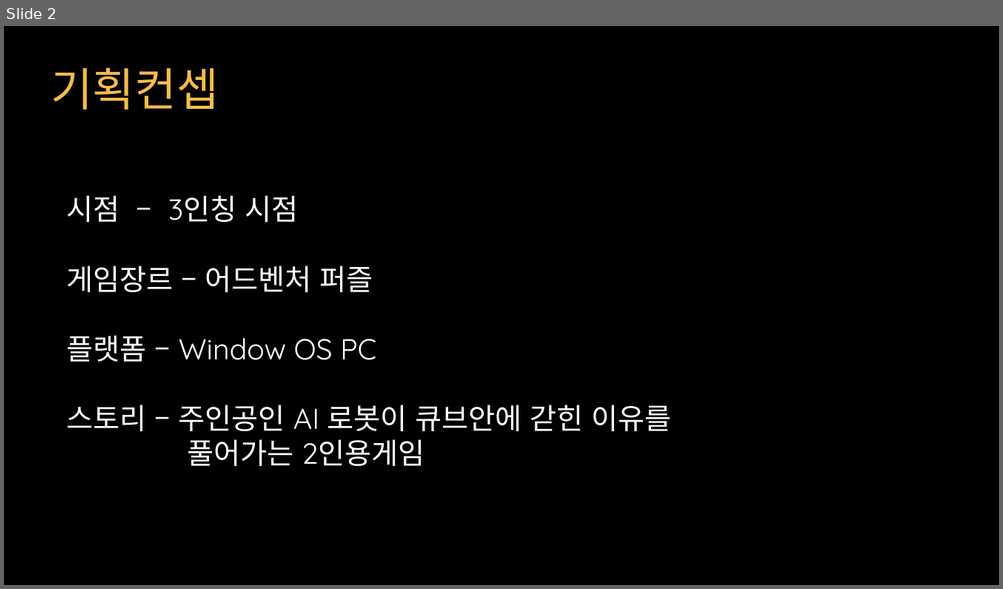
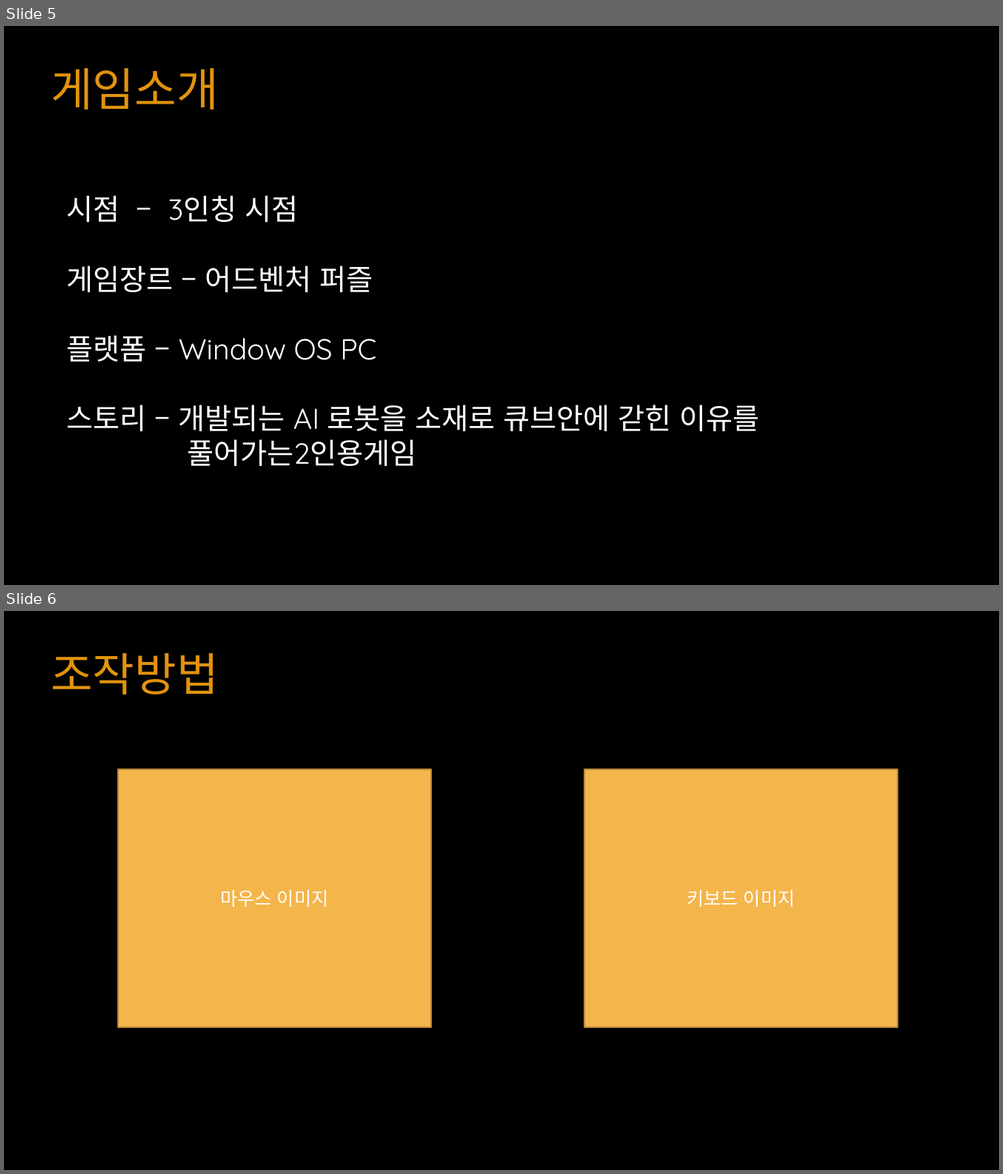
Before and after one commit to YKTeam/Room503, a slide deck: Document/Escape Cube(가제) ppt.pptx. Shown one above the other, each under a label of ours: slide 2 before the commit, slides 5 and 6 after it. The pictures are 1003x589 and 1003x1174 pixels, drawn with LibreOffice and Linux fonts; fonts in the diff are those of the drawing. Boxes give left, top, right and bottom in pixels: in the first picture for what was removed or moved away, otherwise in the second. Text is boxed around its words. In the diff, an @@ line names an element or a change of style, - is before the commit and + after.

```diff
--- a/Document/Escape Cube(가제) ppt.pptx
+++ b/Document/Escape Cube(가제) ppt.pptx
@@ slide 6 added at (x1=4, y1=611, x2=999, y2=1170), background #000000 @@
@@ text added at (x1=51, y1=653, x2=219, y2=695), 44 pt, text #E1930E @@
+조작방법
@@ rectangle added at (x1=118, y1=769, x2=431, y2=1028), fill #F4B54B, outline #B58637 1.5 pt, 18 pt, text #FFFFFF @@
+마우스 이미지
@@ rectangle added at (x1=584, y1=769, x2=897, y2=1028), fill #F4B54B, outline #B58637 1.5 pt, 18 pt, text #FFFFFF @@
+키보드 이미지
@@ what was slide 2 is now slide 5 @@
@@ slide 5 changed as well @@
@@ text at (x1=51, y1=68, x2=219, y2=110): text changed; text colour #F5BC4B to #E1930E @@
-기획컨셉
+게임소개
@@ text at (x1=67, y1=405, x2=760, y2=466): text changed @@
-스토리 – 주인공인 AI 로봇이 큐브안에 갇힌 이유를
-풀어가는 2인용게임
+스토리 – 개발되는 AI 로봇을 소재로 큐브안에 갇힌 이유를
+풀어가는2인용게임
```
Also in this commit, not shown: 1 other slide changed, 10 other slides added, 2 slides removed.
